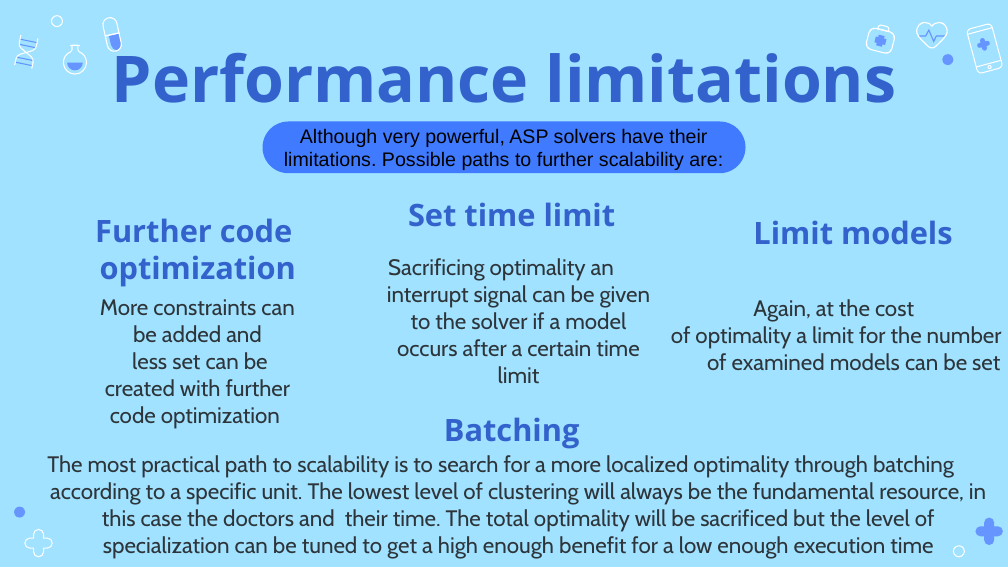
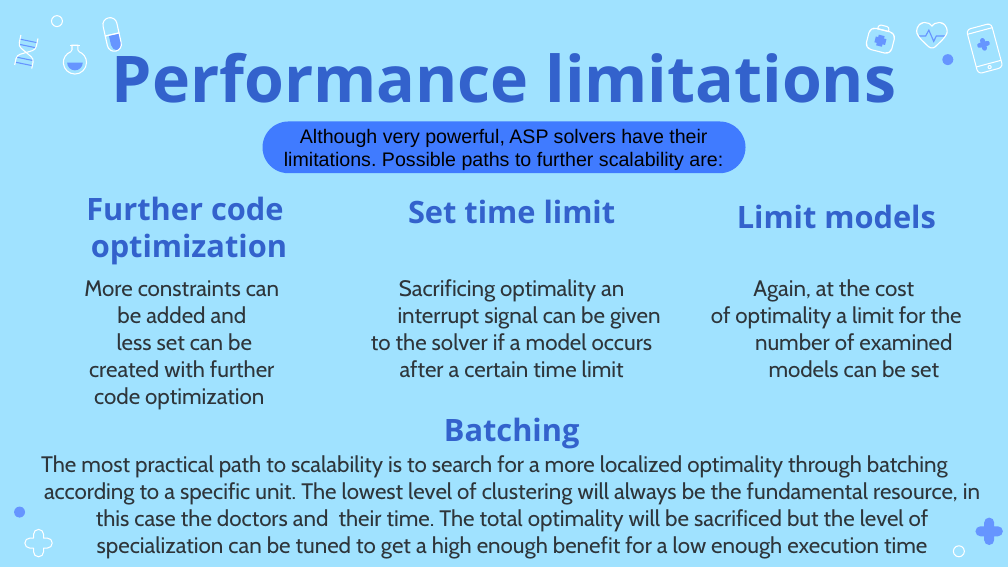
Before and after one commit to StavrosKanias/Medical_Appointment_Rescheduling_App, a slide deck: slide 39 of ENIGMA 2023/Presentation.pptx (slide 37 before the commit). Drawn at 1008x567 pixels with LibreOffice and Linux fonts; fonts in the diff are those of the drawing. Boxes give left, top, right and bottom in pixels: in the first picture for what was removed or moved away, otherwise in the second. Text is boxed around its words. In the diff, an @@ line names an element or a change of style, - is before the commit and + after.

```diff
--- a/ENIGMA 2023/Presentation.pptx
+++ b/ENIGMA 2023/Presentation.pptx
@@ subtitle "Further code": place and size @@
-subtitle "Further code" at [95, 218, 296, 287]
+subtitle "Further code" at [86, 196, 287, 265]
@@ subtitle "Limit models": place and size @@
-subtitle "Limit models" at [753, 220, 953, 244]
+subtitle "Limit models" at [737, 204, 936, 228]
@@ subtitle "More constraints can": place and size @@
-subtitle "More constraints can" at [100, 299, 294, 429]
+subtitle "More constraints can" at [84, 280, 279, 410]
@@ subtitle "Again, at the cost" rewrapped from [671, 299, 1002, 371] to [711, 279, 962, 378] @@
@@ text at [371, 279, 661, 378]: text changed @@
-Sacrificing optimality an interrupt signal can be given to the solver if a model occurs after a certain time limit
+Sacrificing optimality an interrupt signal can be given
+to the solver if a model occurs
+after a certain time limit
@@ text "The most practical path to ...": place and size @@
-text "The most practical path to ..." at [47, 455, 986, 559]
+text "The most practical path to ..." at [41, 455, 980, 559]
```
Also in this commit, not shown: 6 other slides changed, 3 slides added, 36 other files.
